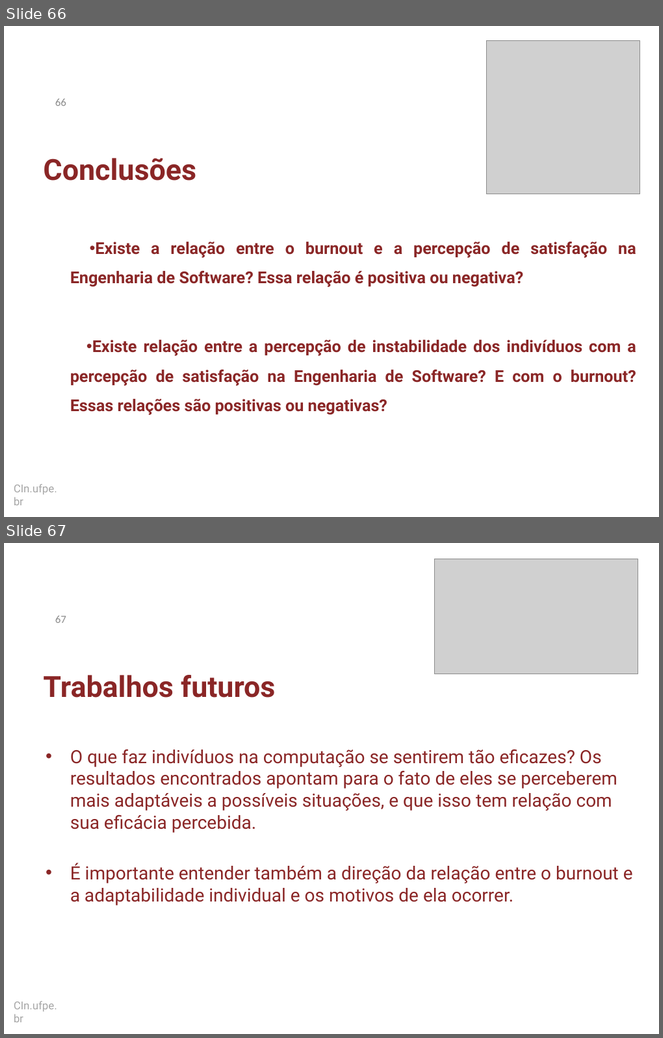
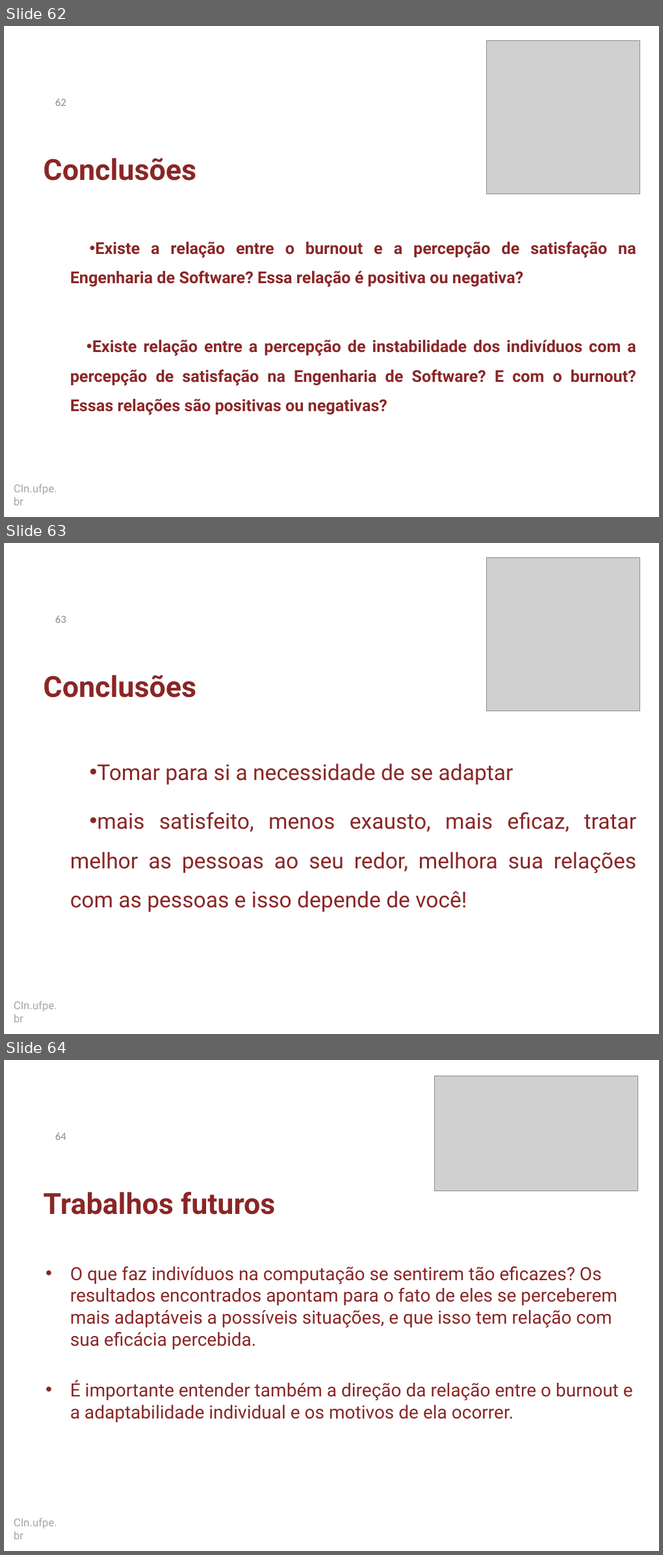
Before and after one commit to dan1lo/doutoradoR, a slide deck: apresentacao doutorado simplificado.pptx. Shown one above the other, each under a label of ours: slides 66 and 67 before the commit, slides 62, 63 and 64 after it. The pictures are 663x1038 and 663x1555 pixels, drawn with LibreOffice and Linux fonts; fonts in the diff are those of the drawing; grey boxes stand for pictures; background and template pictures are left out. Boxes give left, top, right and bottom in pixels: in the first picture for what was removed or moved away, otherwise in the second. Text is boxed around its words. In the diff, an @@ line names an element or a change of style, - is before the commit and + after.

```diff
--- a/apresentacao doutorado simplificado.pptx
+++ b/apresentacao doutorado simplificado.pptx
@@ slide 63 added at box(4, 543, 659, 1034), background #FFFFFF; not listed: 1 template element that a slide beside it also shows @@
@@ picture added at box(486, 558, 640, 711) @@
@@ page number added at box(55, 616, 66, 623), 12 pt, text #8C8C8C @@
+63
@@ title added at box(43, 675, 196, 698), 32 pt, text #8A2626, bold @@
+Conclusões
@@ text added at box(70, 763, 637, 912), 24 pt, text #8A2626 @@
+• Tomar para si a necessidade de se adaptar
+• mais satisfeito, menos exausto, mais eficaz, tratar melhor as pessoas ao seu redor, melhora sua relações com as pessoas e isso depende de você!
@@ what was slide 66 is now slide 62 @@
@@ page number at box(55, 99, 66, 106): text changed @@
-66
+62
@@ what was slide 67 is now slide 64 @@
@@ page number at box(55, 1133, 66, 1140): text changed @@
-67
+64
```
Also in this commit, not shown: 7 slides changed, 1 other slide added, 5 slides removed, 1 other file.
